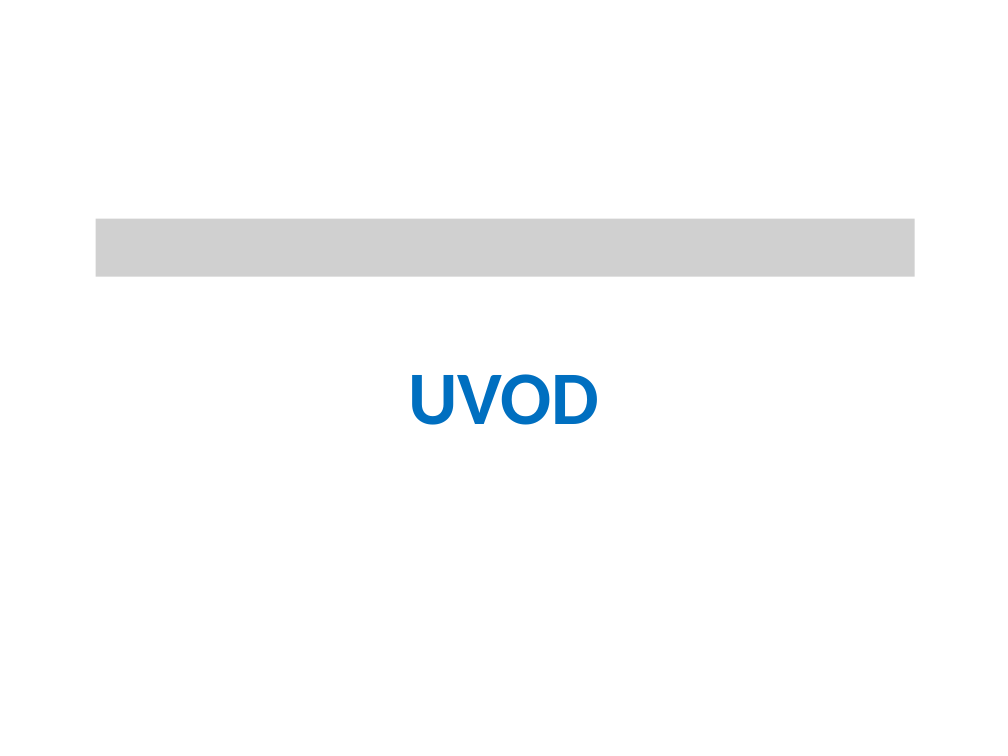
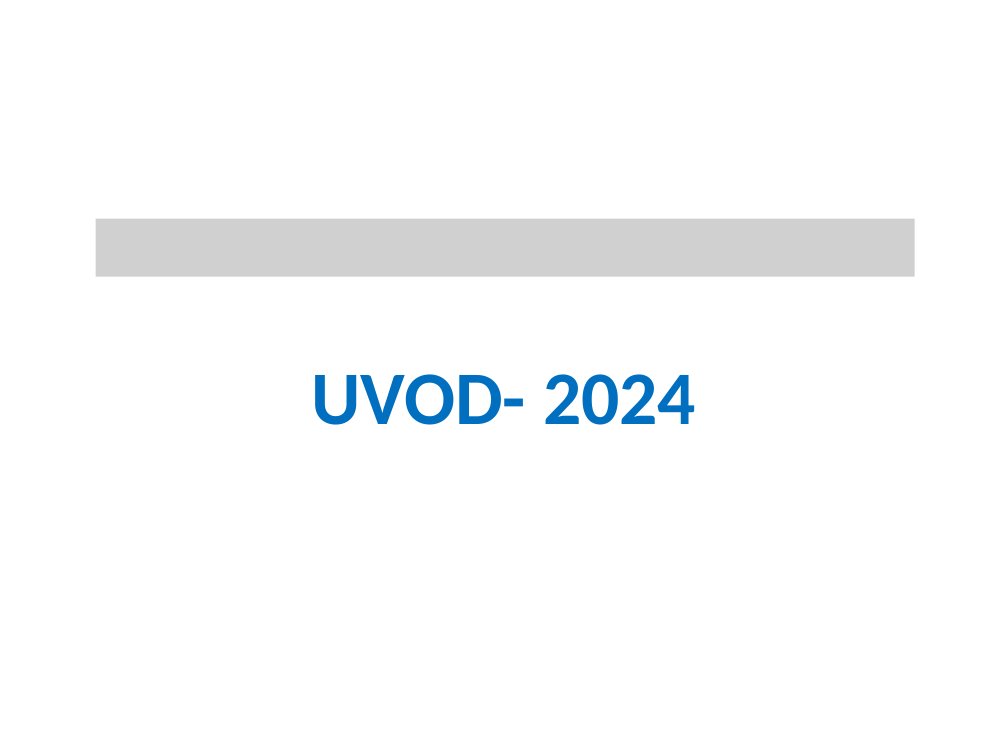
Before and after one commit to SoftverskoIng/MyProject, a slide deck: slide 1 of 01_Uvod.pptx. Drawn at 1008x756 pixels with LibreOffice and Linux fonts; fonts in the diff are those of the drawing; grey boxes stand for pictures; background and template pictures are left out. Boxes give left, top, right and bottom in pixels: in the first picture for what was removed or moved away, otherwise in the second. Text is boxed around its words. In the diff, an @@ line names an element or a change of style, - is before the commit and + after.

Commit message:
adding 1 Uvod.pptx to main branch

```diff
--- a/01_Uvod.pptx
+++ b/01_Uvod.pptx
@@ title at box(312, 374, 696, 425): text changed @@
-UVOD
+UVOD- 2024
```
